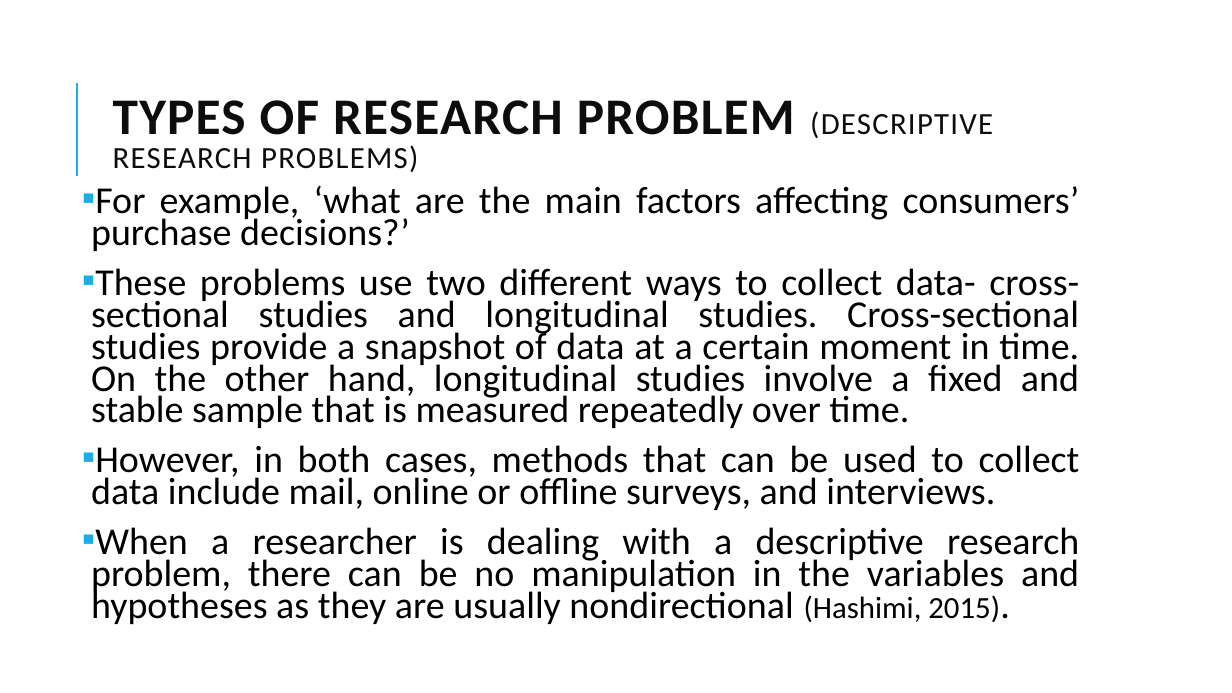
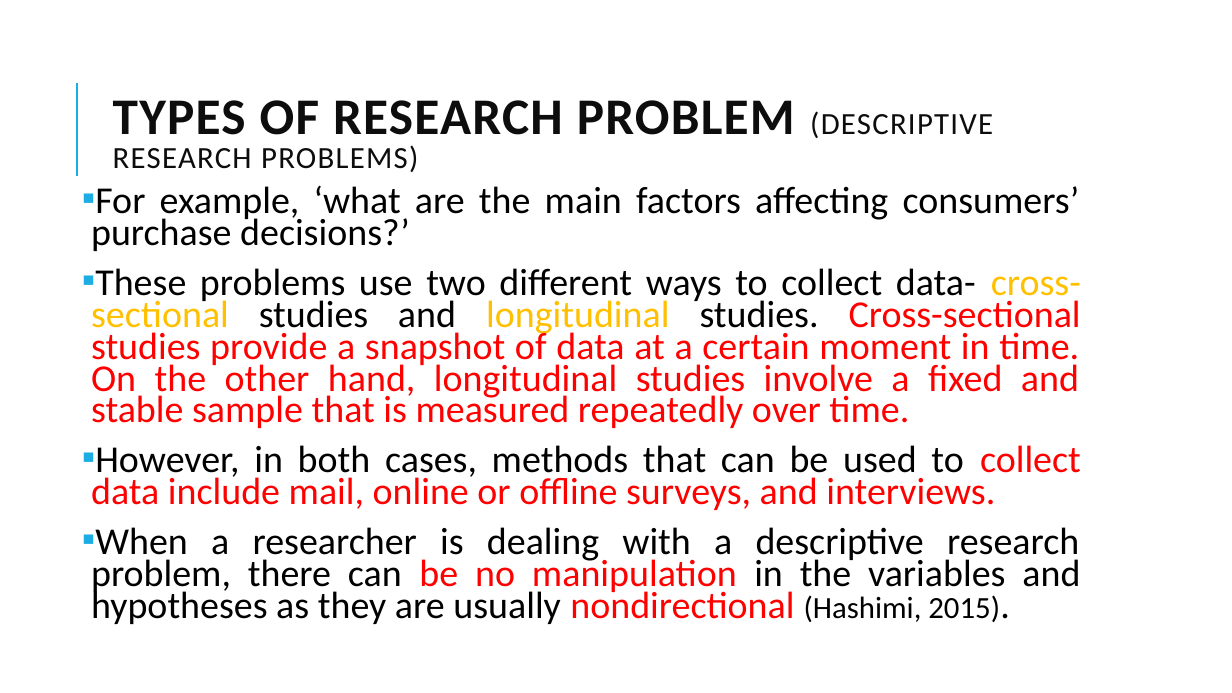
Before and after one commit to ahmedbilal7891/MSCS-2nd-Semester, a slide deck: slide 27 of BM-723 _Business research method/BooksAndNotes/Lec Two.pptx. Drawn at 1232x693 pixels with LibreOffice and Linux fonts; fonts in the diff are those of the drawing. Boxes give left, top, right and bottom in pixels: in the first picture for what was removed or moved away, otherwise in the second. Text is boxed around its words. In the diff, an @@ line names an element or a change of style, - is before the commit and + after.

```diff
--- a/BM-723 _Business research method/BooksAndNotes/Lec Two.pptx
+++ b/BM-723 _Business research method/BooksAndNotes/Lec Two.pptx
@@ text at box(91, 268, 1081, 624): text colour #000000 to #FFC000 in "cross-sectional longitudinal"; text colour #000000 to #FF0000 in "Cross-sectional studies provide a snapshot of data ...", "collect data include mail, online or offline ...", "be no manipulation nondirectional" @@
```
Also in this commit, not shown: 5 other slides changed, 22 other files.
